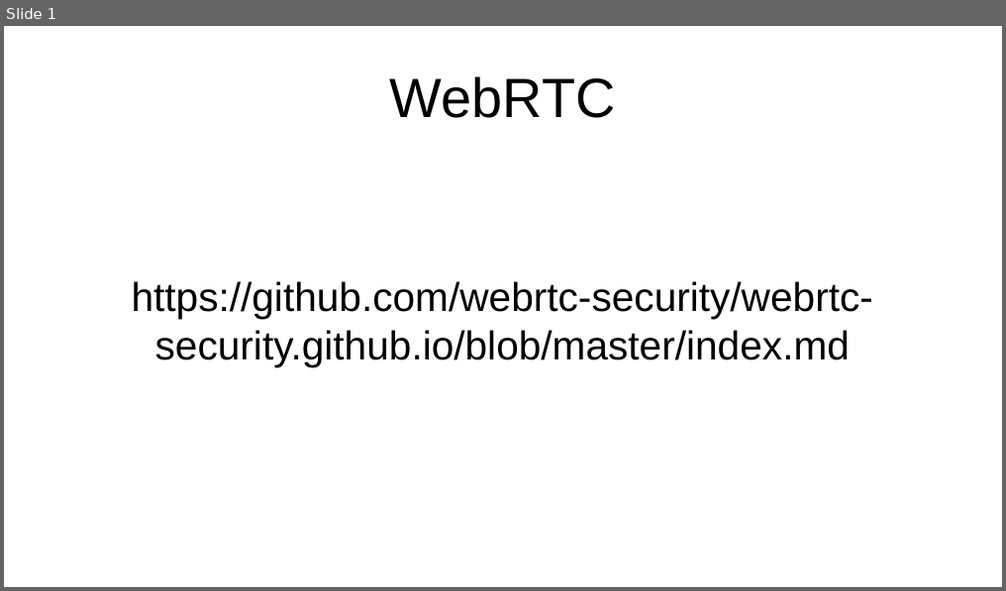
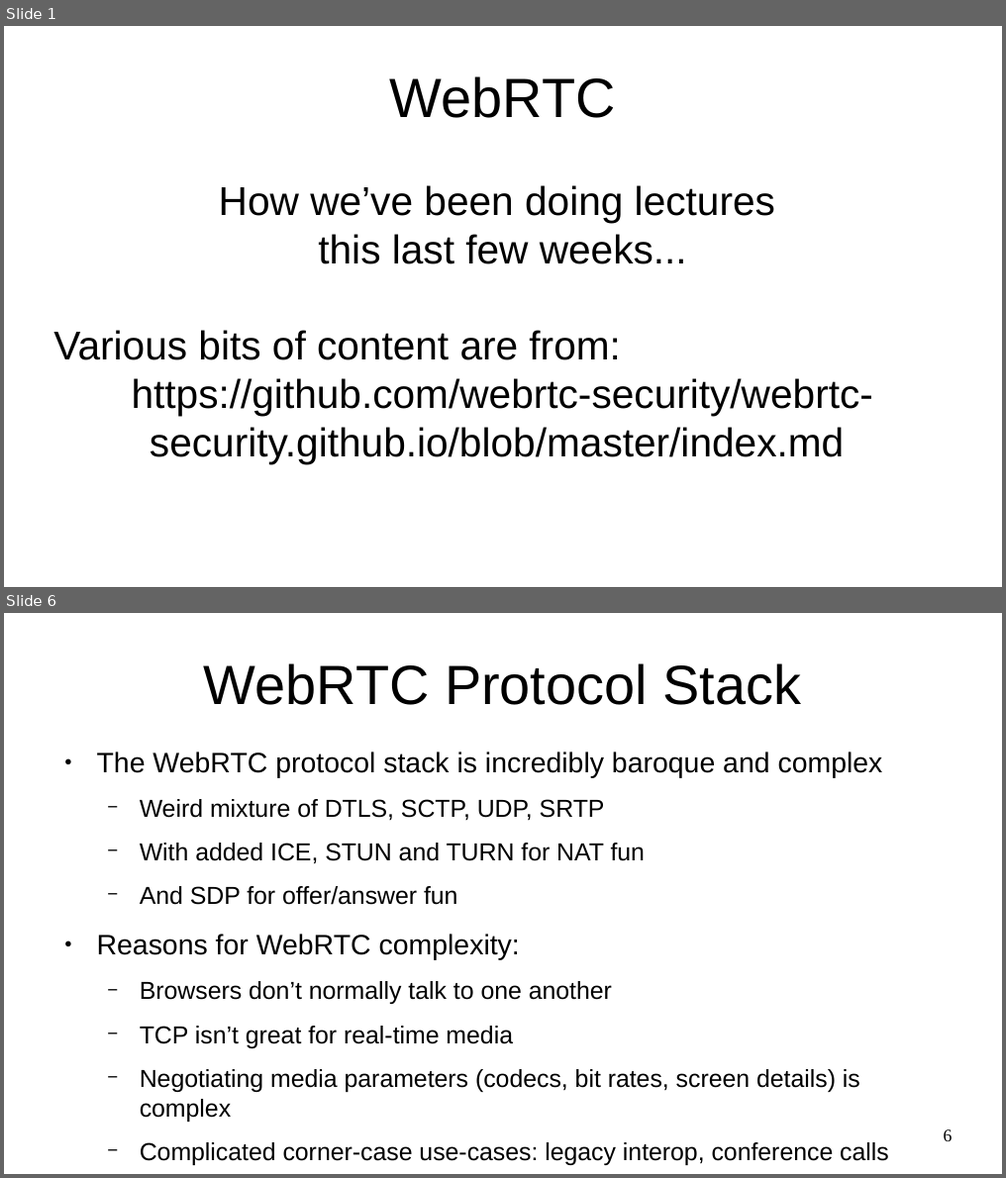
Before and after one commit to sftcd/cs7053, a slide deck: 2016lectures/12-webrtc.odp. Shown one above the other, each under a label of ours: slide 1 before the commit, slides 1 and 6 after it; the slides between them are not shown. The pictures are 1006x591 and 1006x1178 pixels, drawn with LibreOffice and Linux fonts; fonts in the diff are those of the drawing. Boxes give left, top, right and bottom in pixels: in the first picture for what was removed or moved away, otherwise in the second. Text is boxed around its words. In the diff, an @@ line names an element or a change of style, - is before the commit and + after.

```diff
--- a/2016lectures/12-webrtc.odp
+++ b/2016lectures/12-webrtc.odp
@@ slide 6 added at box(4, 613, 1002, 1174), background #FFFFFF @@
@@ title added at box(204, 663, 801, 705), 44 pt, text #000000 @@
+WebRTC Protocol Stack
@@ text added at box(97, 752, 889, 1165), 19.6 pt, text #000000 @@
+● The WebRTC protocol stack is incredibly baroque and complex
+  − Weird mixture of DTLS, SCTP, UDP, SRTP
+  − With added ICE, STUN and TURN for NAT fun
+  − And SDP for offer/answer fun
+● Reasons for WebRTC complexity:
+  − Browsers don’t normally talk to one another
+  − TCP isn’t great for real-time media
+  − Negotiating media parameters (codecs, bit rates, screen details) is complex
+  − Complicated corner-case use-cases: legacy interop, conference calls
@@ page number added at box(944, 1130, 952, 1142), 14 pt, text #000000 @@
+6
@@ slide 1 changed as well @@
@@ subtitle at box(54, 185, 775, 361): paragraphs added @@
+How we’ve been doing lectures
+this last few weeks...
+Various bits of content are from:
```
Also in this commit, not shown: 9 other slides added, 2 other files.
